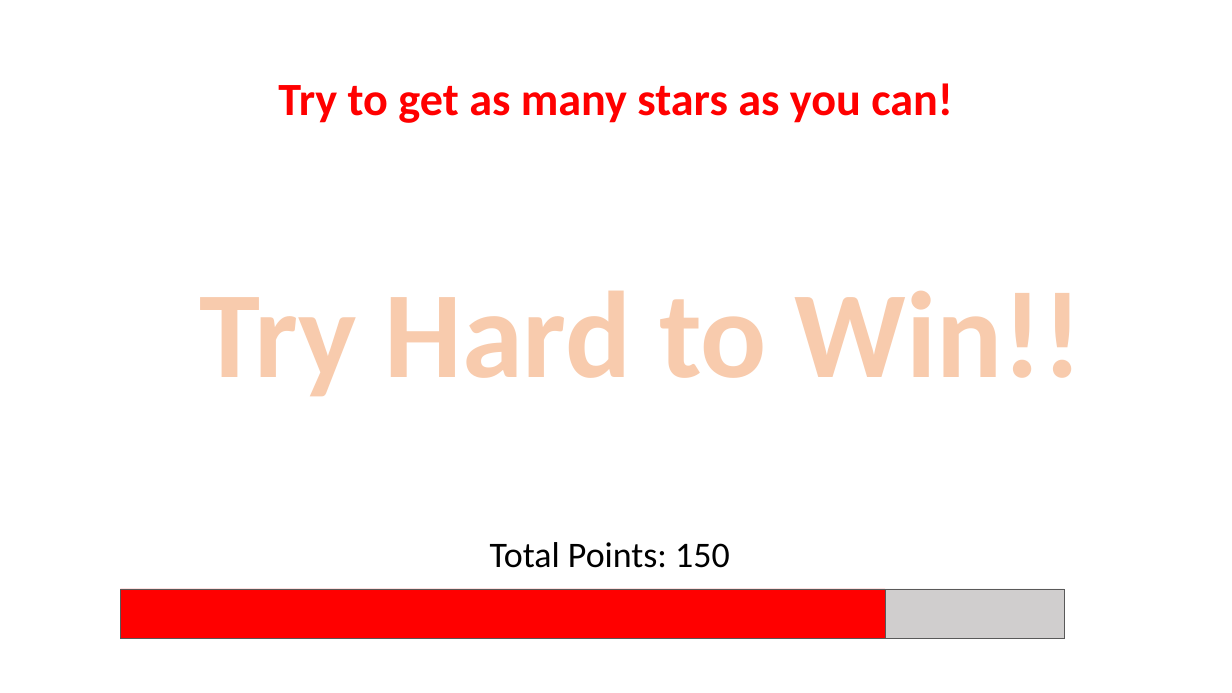
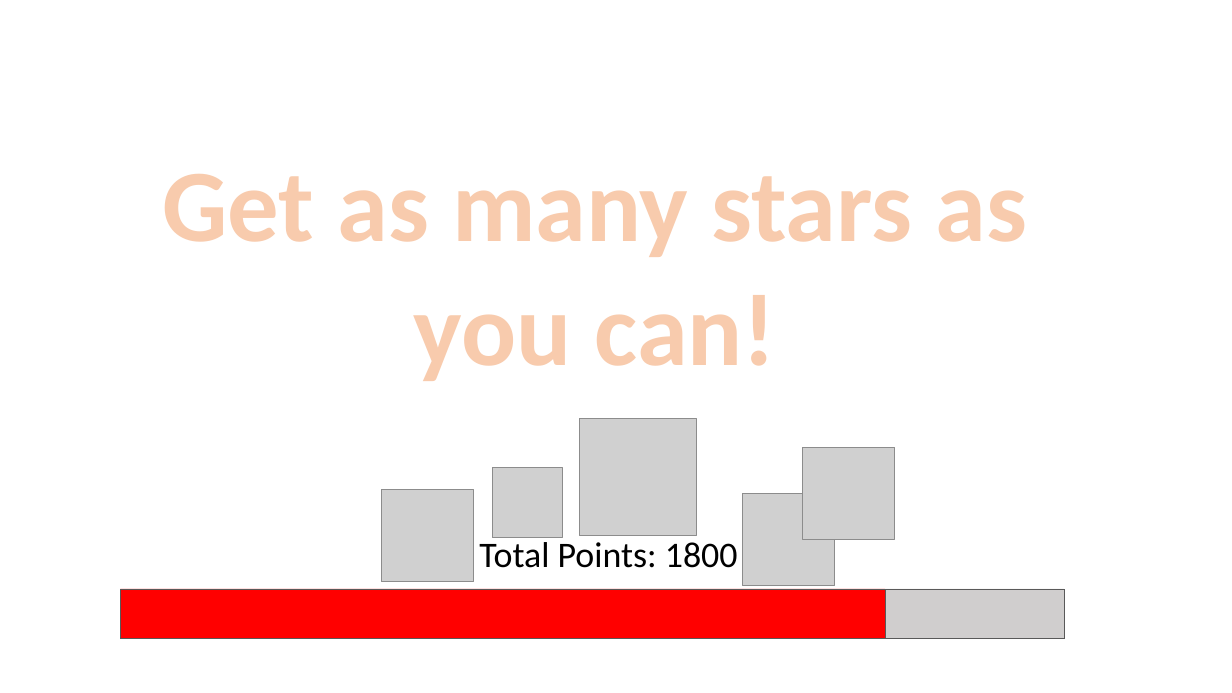
Before and after one commit to LillianXu2019/LUX-RL, a slide deck: slide 8 of images/task_instructions_lux.pptx. Drawn at 1232x693 pixels with LibreOffice and Linux fonts; fonts in the diff are those of the drawing; grey boxes stand for pictures. Boxes give left, top, right and bottom in pixels: in the first picture for what was removed or moved away, otherwise in the second. Text is boxed around its words. In the diff, an @@ line names an element or a change of style, - is before the commit and + after.

```diff
--- a/images/task_instructions_lux.pptx
+++ b/images/task_instructions_lux.pptx
@@ text at [162,174,1027,381]: text changed; size 36 to 80 pt; text colour #FF0000 to #F8CBAD @@
-Try to get as many stars as you can!
+Get as many stars as you can!
@@ text removed at [199,291,1083,396] @@
-Try Hard to Win!!
@@ picture added at [579,419,697,536] @@
@@ picture added at [803,447,896,540] @@
@@ picture added at [492,468,562,538] @@
@@ picture added at [382,490,474,582] @@
@@ picture added at [742,494,835,586] @@
@@ text at [479,537,738,568]: text changed @@
-Total Points: 150
+Total Points: 1800
```
Also in this commit, not shown: 5 other slides changed, 16 slides added, 1 slide removed, 29 other files.
